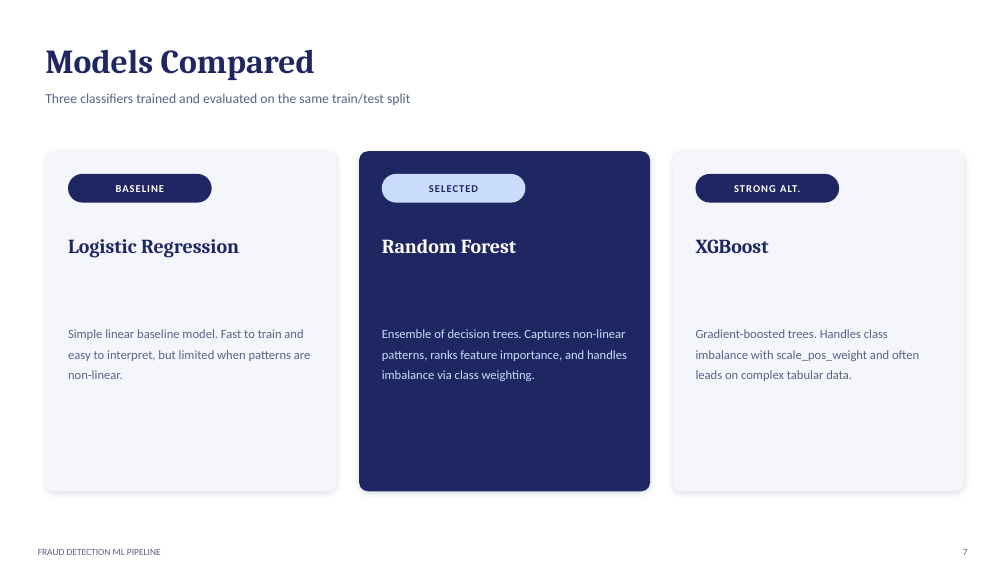
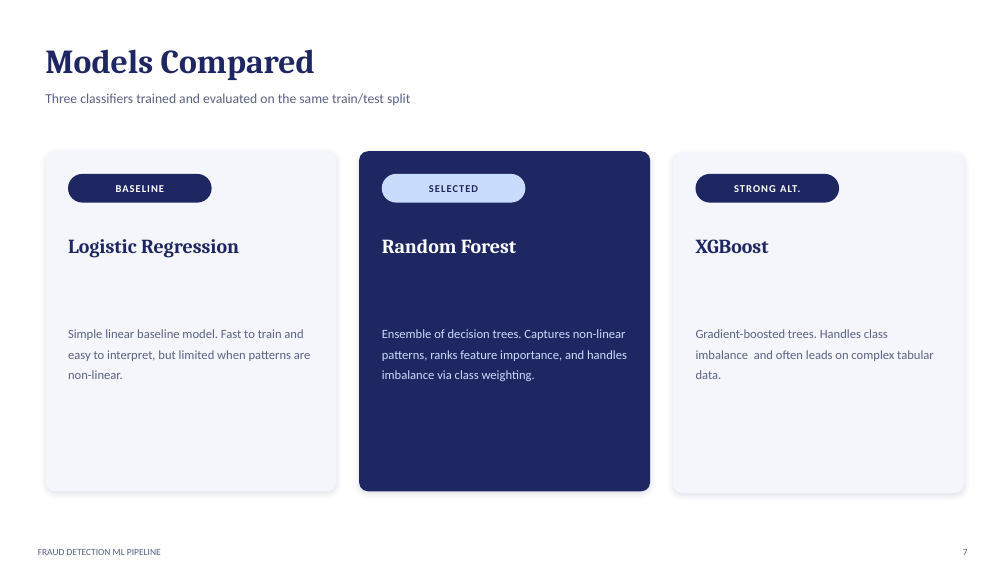
Before and after one commit to sabrinidhris/FRAUD-DETECTION, a slide deck: slide 8 of Fraud_Detection_Project.pptx. Drawn at 1008x567 pixels with LibreOffice and Linux fonts; fonts in the diff are those of the drawing. Boxes give left, top, right and bottom in pixels: in the first picture for what was removed or moved away, otherwise in the second. Text is boxed around its words. In the diff, an @@ line names an element or a change of style, - is before the commit and + after.

```diff
--- a/Fraud_Detection_Project.pptx
+++ b/Fraud_Detection_Project.pptx
@@ text at (x1=696, y1=329, x2=934, y2=379): text changed @@
-Gradient-boosted trees. Handles class imbalance with scale_pos_weight and often leads on complex tabular data.
+Gradient-boosted trees. Handles class imbalance and often leads on complex tabular data.
```
Also in this commit, not shown: 9 other slides changed.
